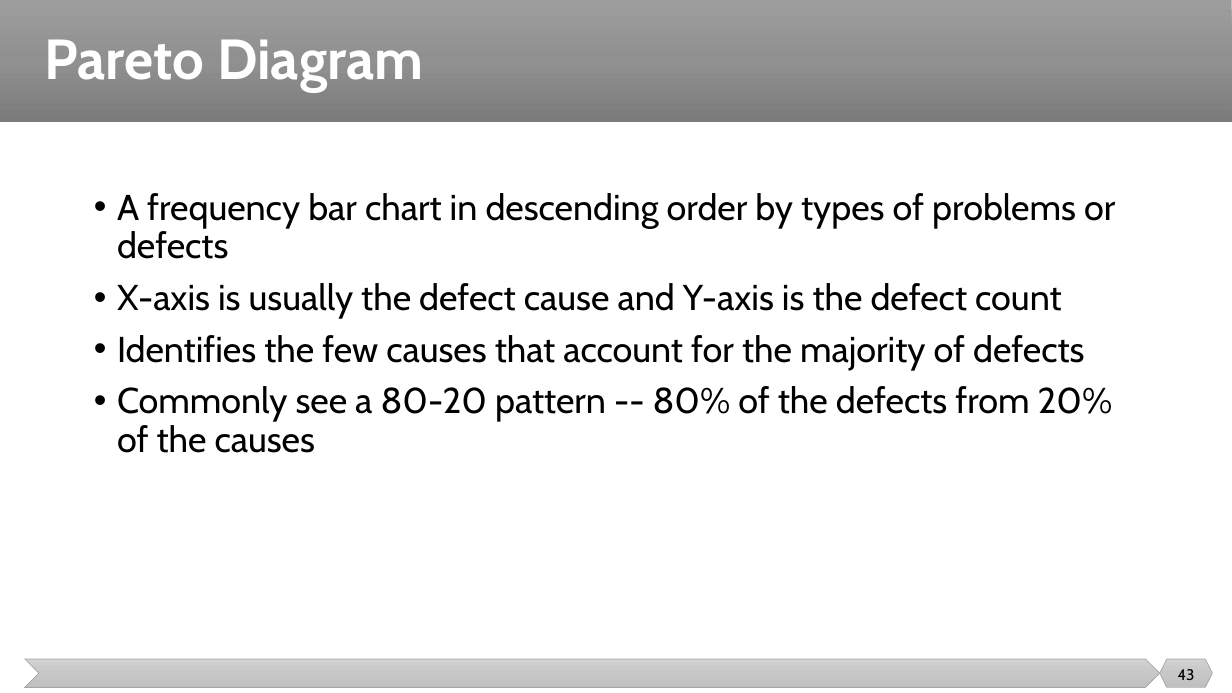
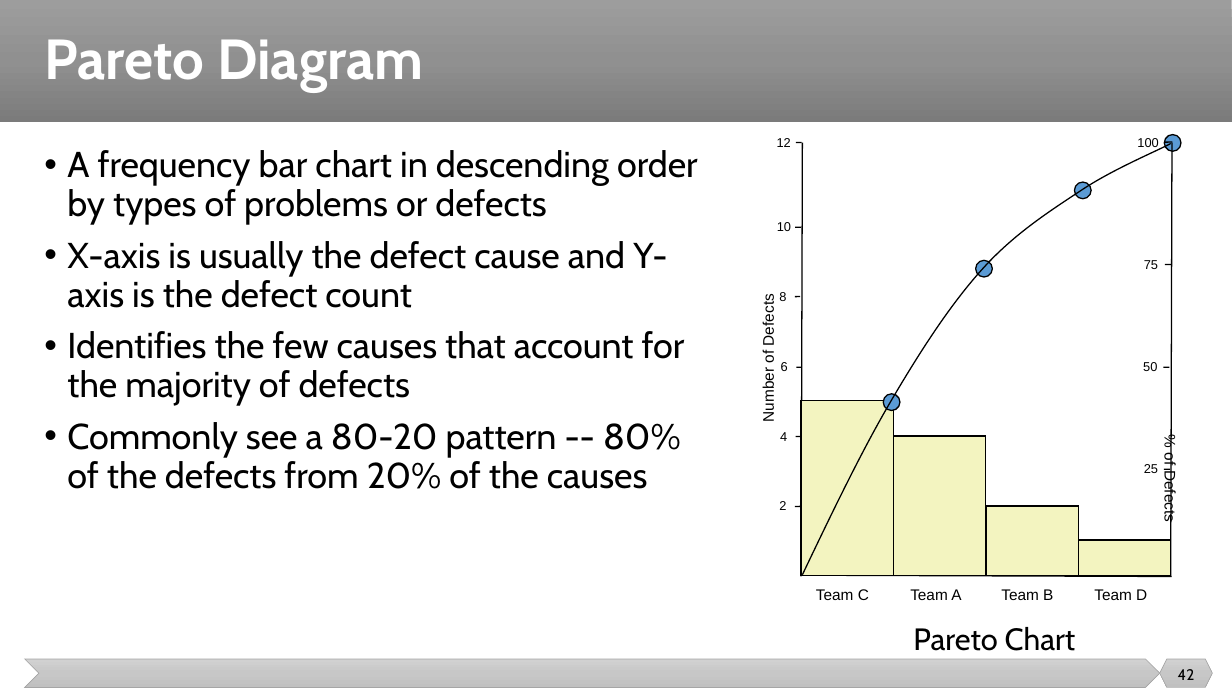
Before and after one commit to malenezi/malenezi, a slide deck: slide 42 of SE423/Lectures/7-Quality/Quality.pptx (slide 43 before the commit). Drawn at 1232x693 pixels with LibreOffice and Linux fonts; fonts in the diff are those of the drawing. Boxes give left, top, right and bottom in pixels: in the first picture for what was removed or moved away, otherwise in the second. Text is boxed around its words. In the diff, an @@ line names an element or a change of style, - is before the commit and + after.

```diff
--- a/SE423/Lectures/7-Quality/Quality.pptx
+++ b/SE423/Lectures/7-Quality/Quality.pptx
@@ text "A frequency bar chart in ..." rewrapped from [117,193,1115,453] to [67,150,698,489] @@
@@ group added at [760,135,1181,651]: 17 texts, 13 lines, 4 ellipses, 4 rectangles, 1 freeform shape @@
+Team C
+Team A
+Team B
+Team D
+Number of Defects
+2
+4
+6
+10
+8
+12
+25
+50
+75
+100
+% of Defects
+Pareto Chart
@@ page number at [1178,669,1195,680]: text changed @@
-43
+42
```
Also in this commit, not shown: 10 other slides changed, 2 slides removed.
